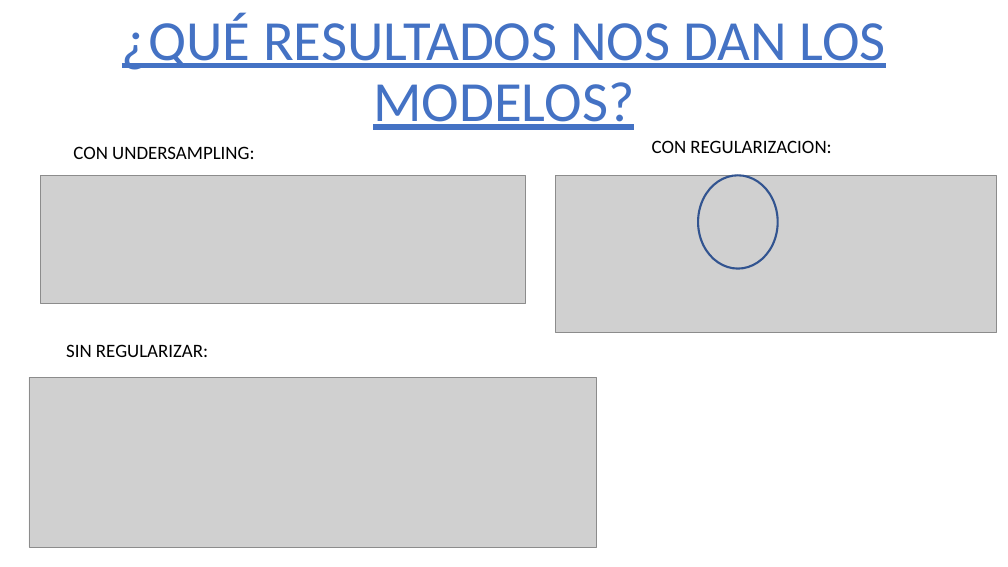
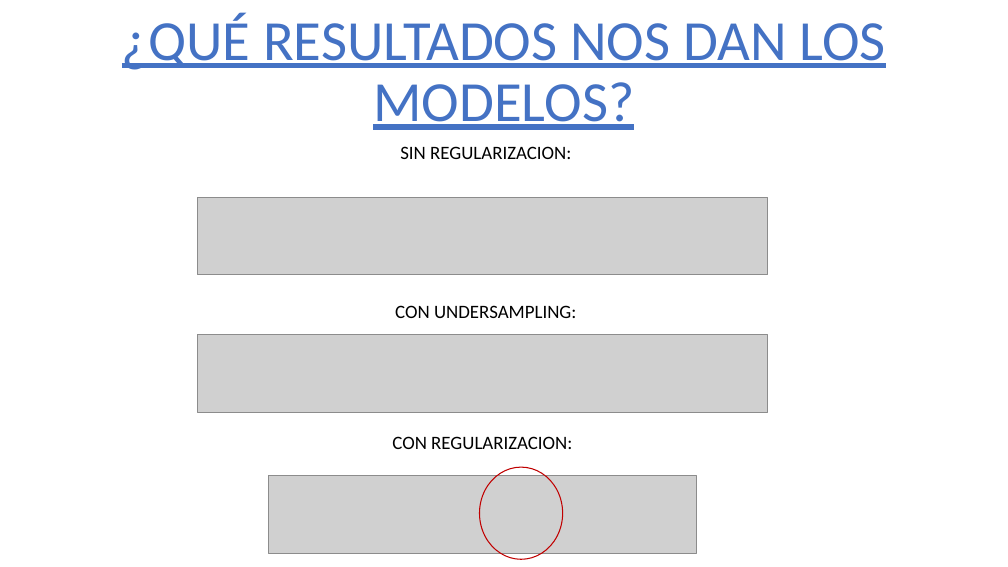
Before and after one commit to 75Engel/Estimacion_tipologia_usuarios_Servicios_Sociales_Ayto_Madrid, a slide deck: slide 12 of Presentacion_projecto.pptx. Drawn at 1008x567 pixels with LibreOffice and Linux fonts; fonts in the diff are those of the drawing; grey boxes stand for pictures; background and template pictures are left out. Boxes give left, top, right and bottom in pixels: in the first picture for what was removed or moved away, otherwise in the second. Text is boxed around its words. In the diff, an @@ line names an element or a change of style, - is before the commit and + after.

Commit message:
revision presentacion

```diff
--- a/Presentacion_projecto.pptx
+++ b/Presentacion_projecto.pptx
@@ group added at <box>197,146,768,554</box>: 3 pictures, 1 text @@
+SIN REGULARIZACION:
@@ picture removed at <box>41,175,526,303</box> @@
@@ picture removed at <box>555,175,997,333</box> @@
@@ ellipse removed at <box>698,175,777,268</box> @@
@@ text "CON UNDERSAMPLING:" at <box>395,305,576,318</box>: alignment left to centre @@
@@ text "CON UNDERSAMPLING:": place and size @@
-text "CON UNDERSAMPLING:" at <box>73,146,254,159</box>
+text "CON UNDERSAMPLING:" at <box>395,305,576,318</box>
@@ text removed at <box>66,344,208,357</box> @@
-SIN REGULARIZAR:
@@ picture removed at <box>29,377,597,547</box> @@
@@ text "CON REGULARIZACION:": place and size @@
-text "CON REGULARIZACION:" at <box>652,140,831,153</box>
+text "CON REGULARIZACION:" at <box>392,436,572,449</box>
@@ text "CON REGULARIZACION:" at <box>392,436,572,449</box>: alignment left to centre @@
@@ ellipse added at <box>479,467,563,560</box>, outline #C00000 1 pt @@
```
Also in this commit, not shown: 3 other slides changed, 18 other files.
